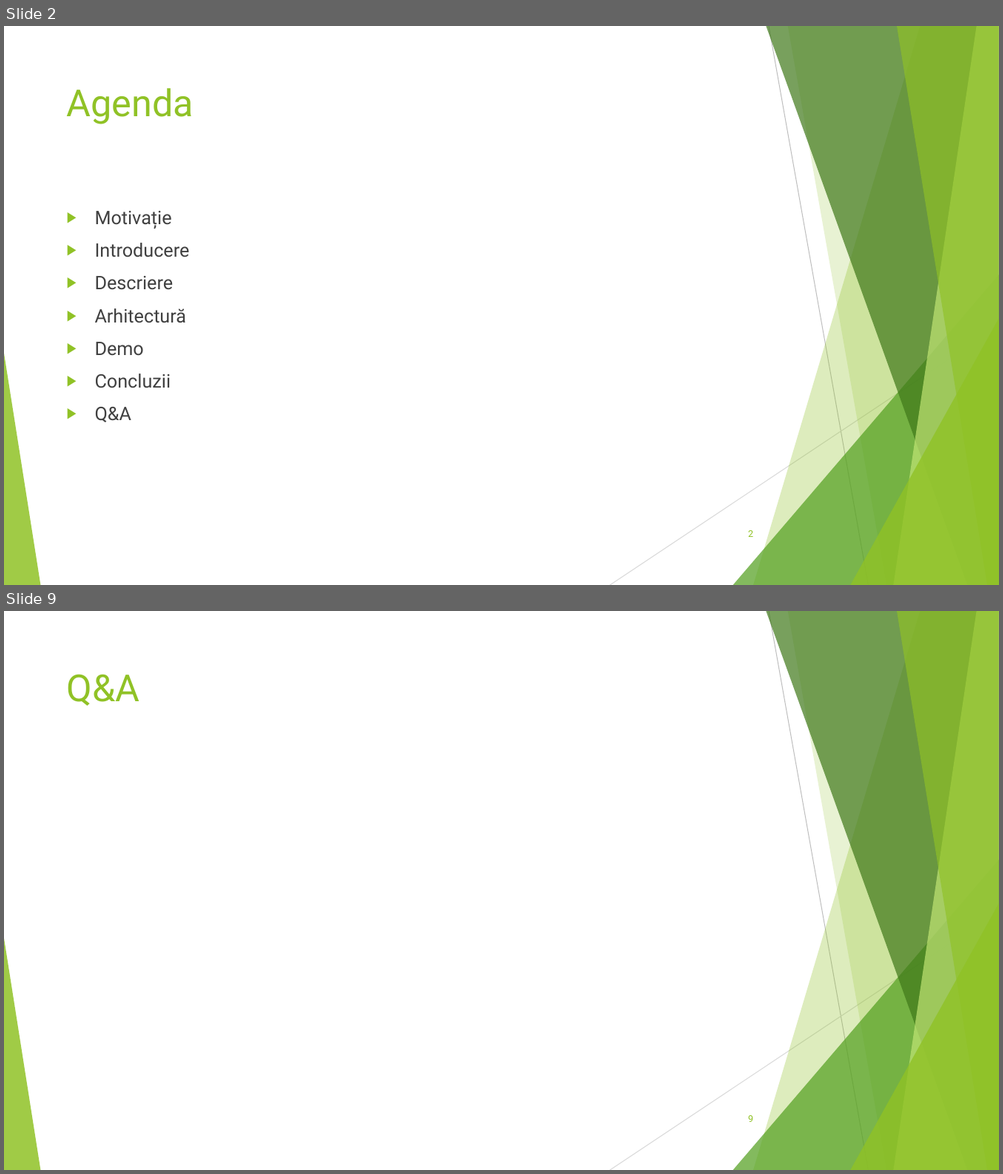
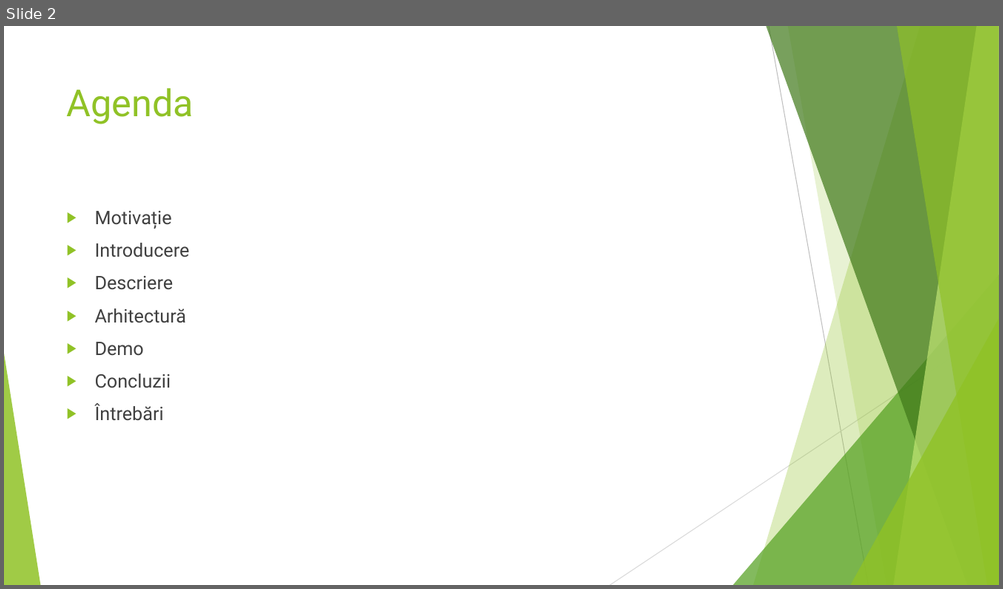
Before and after one commit to AdelinPamant/PublicTransportMonitor, a slide deck: Licenta2020PamintAdelin/PublicTransportMonitor - Prezentare.pptx. Shown one above the other, each under a label of ours: slides 2 and 9 before the commit, slide 2 after it; the slides between them are not shown. The pictures are 1003x1174 and 1003x589 pixels, drawn with LibreOffice and Linux fonts; fonts in the diff are those of the drawing. Boxes give left, top, right and bottom in pixels: in the first picture for what was removed or moved away, otherwise in the second. Text is boxed around its words. In the diff, an @@ line names an element or a change of style, - is before the commit and + after.

```diff
--- a/Licenta2020PamintAdelin/PublicTransportMonitor - Prezentare.pptx
+++ b/Licenta2020PamintAdelin/PublicTransportMonitor - Prezentare.pptx
@@ slide 9 removed at <box>4,611,999,1170</box>, background #FFFFFF; not listed: 10 template elements that a slide beside it also shows @@
@@ title removed at <box>67,674,140,706</box> @@
-Q&A
@@ page number removed at <box>748,1116,753,1122</box> @@
-9
@@ slide 2 changed as well @@
@@ text at <box>95,404,164,421</box>: text changed @@
-▶ Q&A
+▶ Întrebări
@@ page number removed at <box>748,531,753,537</box> @@
-2
```
Also in this commit, not shown: 3 other slides changed, 23 slides added, 4 other slides removed, 2 other files.
